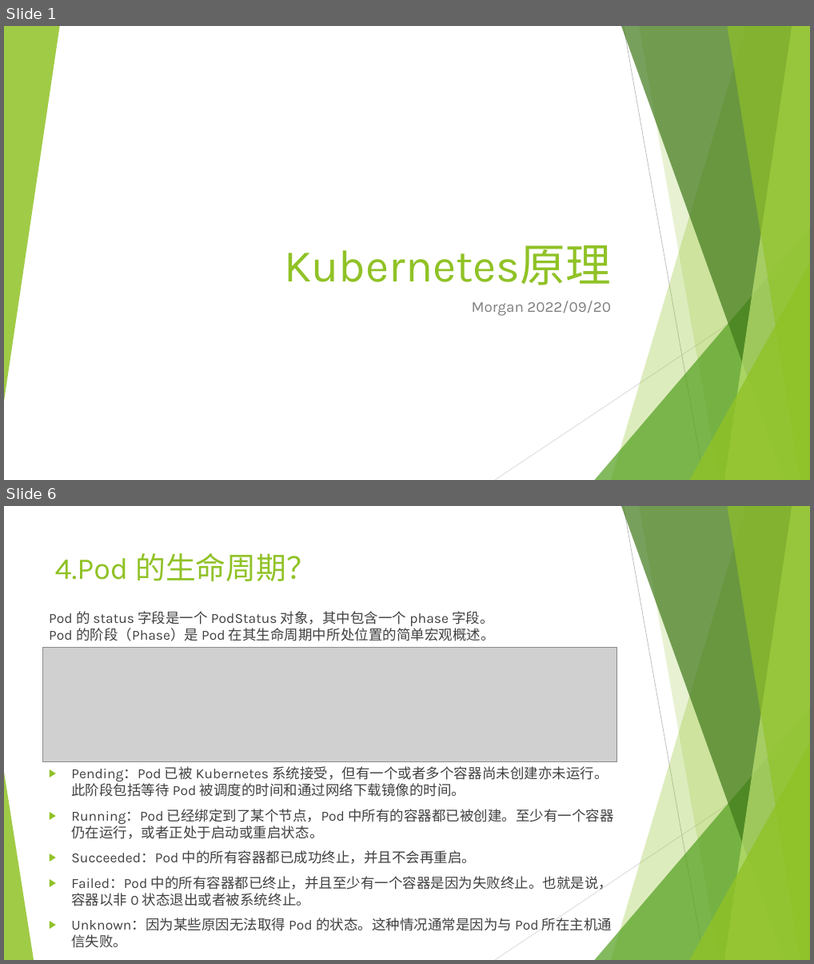
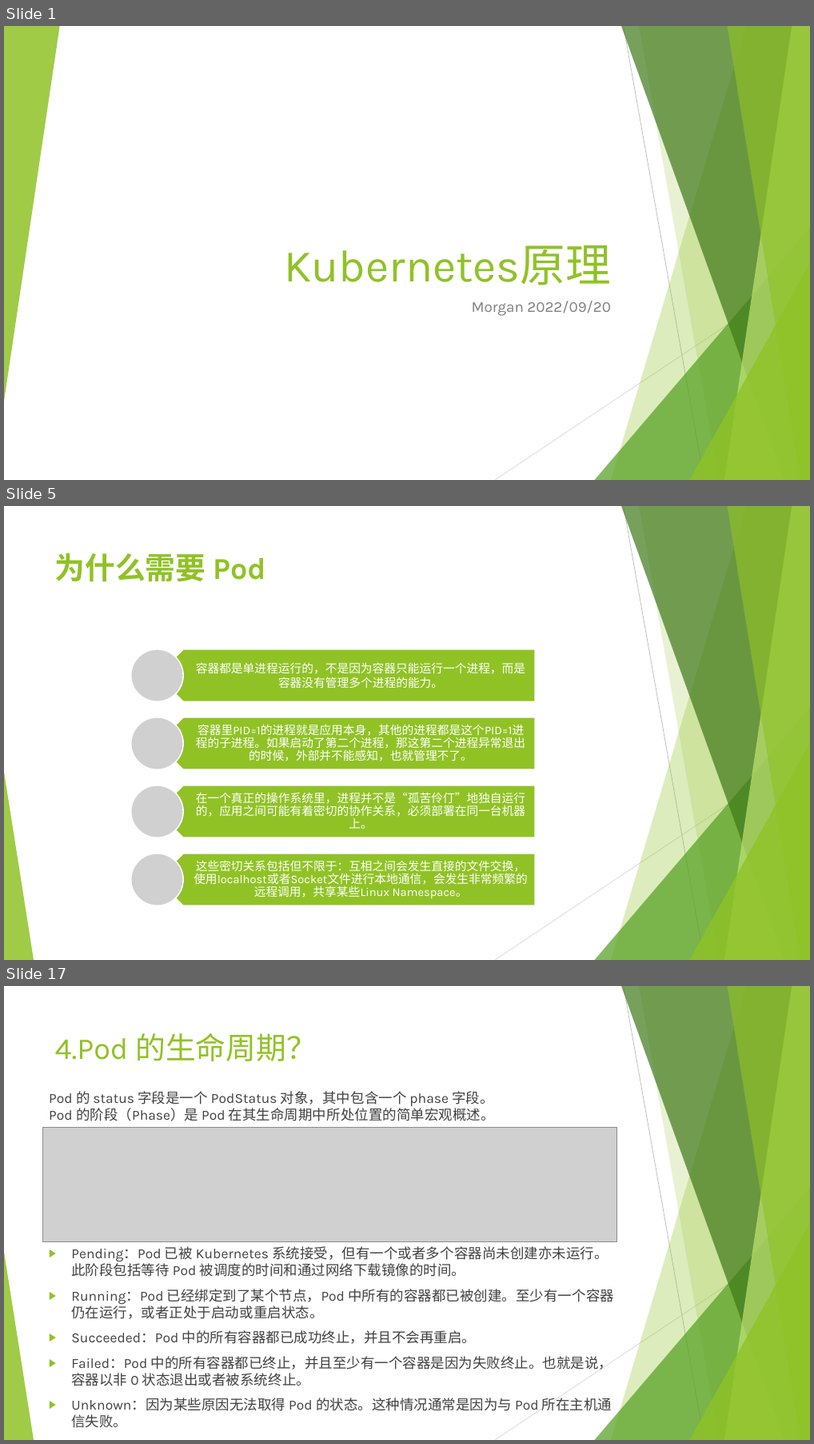
Before and after one commit to qinyudong89/qinyudong.github.io, a slide deck: _posts/k8s/Kubernetes原理.pptx. Shown one above the other, each under a label of ours: slides 1 and 6 before the commit, slides 1, 5 and 17 after it; the slides between them are not shown. The pictures are 814x964 and 814x1444 pixels, drawn with LibreOffice and Linux fonts; fonts in the diff are those of the drawing; grey boxes stand for pictures. Boxes give left, top, right and bottom in pixels: in the first picture for what was removed or moved away, otherwise in the second. Text is boxed around its words. In the diff, an @@ line names an element or a change of style, - is before the commit and + after.

```diff
--- a/_posts/k8s/Kubernetes原理.pptx
+++ b/_posts/k8s/Kubernetes原理.pptx
@@ slide 5 added at (4,506,810,960), background #FFFFFF; not listed: 10 template elements that a slide beside it also shows @@
@@ title added at (55,553,266,582), 36 pt, text #90C226, bold @@
+为什么需要 Pod
@@ group added at (131,649,535,906): 4 pentagon arrows, 4 texts, 4 pictures @@
+容器都是单进程运行的，不是因为容器只能运行一个进程，而是容器没有管理多个进程的能力。
+容器里PID=1的进程就是应用本身，其他的进程都是这个PID=1进程的子进程。如果启动了第二个进程，那这第二个进程异常退出的时候，外部并不能感知，也就管理不了。
+在一个真正的操作系统里，进程并不是“孤苦伶仃”地独自运行的，应用之间可能有着密切的协作关系，必须部署在同一台机器上。
+这些密切关系包括但不限于：互相之间会发生直接的文件交换，使用localhost或者Socket文件进行本地通信，会发生非常频繁的远程调用，共享某些Linux Namespace。
@@ what was slide 6 is now slide 17 @@
```
Also in this commit, not shown: 7 slides changed, 13 other slides added.
